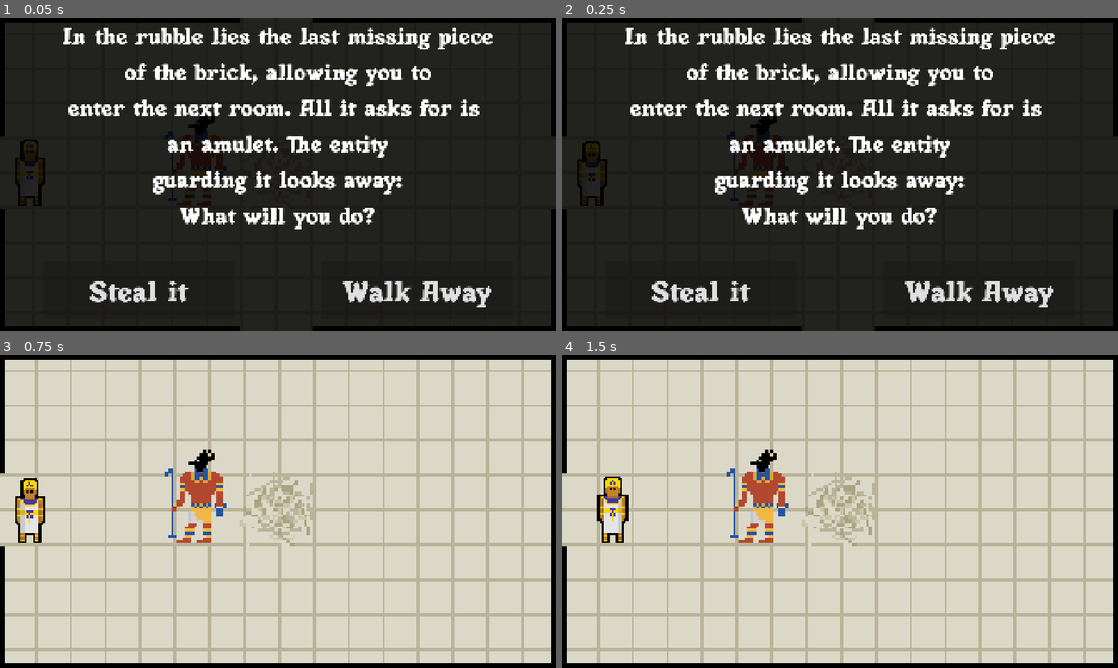
Above: before the commit, frames 1-4 (two rows, left to right).
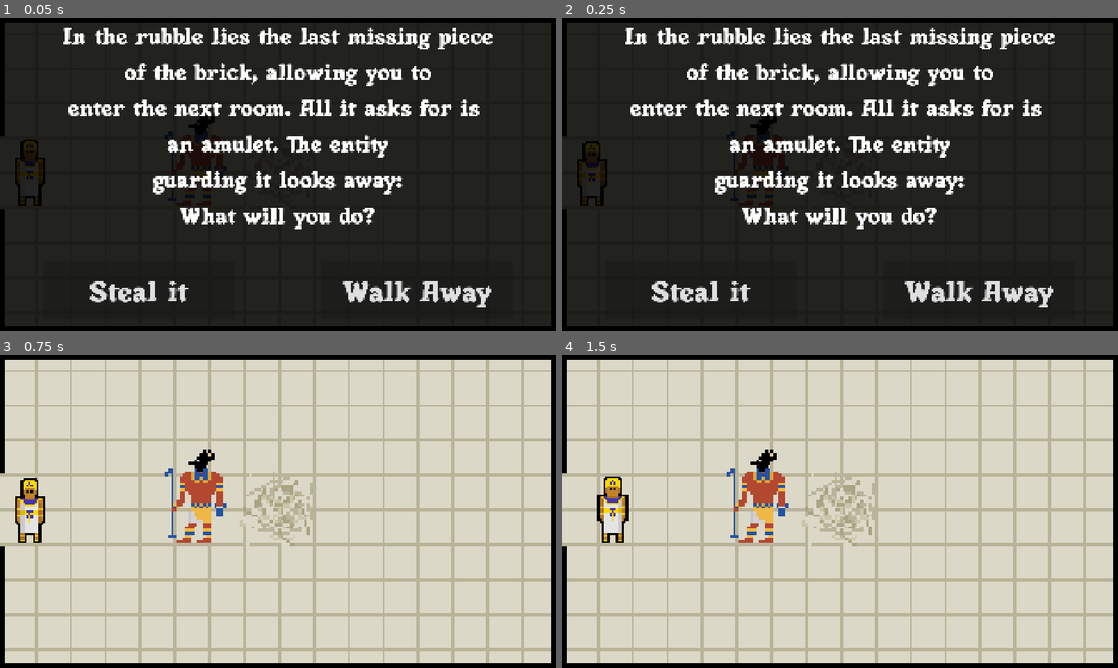
Above: after the commit, the same moments.

Repository: liadriscoll-arch/Field-of-Reeds
Game: Godot game, scene res://Scenes/steal_brick_screen.tscn
Same seed, same stepped clock (60 frames per second), same inputs: the game is played once before the commit and once after it. This scene is started directly instead of the project's main scene.
Inputs:
- Up to frame 1 (0.05 s): no input
- Up to frame 2 (0.25 s): no input
- Up to frame 3 (0.75 s): click "Steal it" at 0.5 s
- Up to frame 4 (1.5 s): tap Enter (ui_accept) at 1.25 s; hold Right (ui_right) from 1.28 s (still down); hold Enter (ui_accept) from 1.28 s (still down)

The runs differ from the first frame. In frame 1, 0.6% of the frame differs, in the area x 43-100%, y 0-100%; in frame 2, 0.6%; in frame 3, nothing differs; in frame 4, nothing differs.

Commit message:
g3 story dev

Diff:
--- /dev/null
+++ b/Scenes/judgement.tscn
@@ -0,0 +1,3 @@
+[gd_scene format=3 uid="uid://bht7v4v8lfs6n"]
+
+[node name="judgement" type="Node2D" unique_id=156092096]
--- a/Scenes/steal_brick_screen.tscn
+++ b/Scenes/steal_brick_screen.tscn
@@ -1,8 +1,8 @@
 [gd_scene format=3 uid="uid://43uy0p6v3pif"]
 
-[ext_resource type="Texture2D" uid="uid://dej5y4liaqcno" path="res://Assets/2_bg_reeds.png" id="1_1jm4t"]
 [ext_resource type="Script" uid="uid://cmtl70xbldgix" path="res://Scripts/steal_brick_screen.gd" id="1_tmhj6"]
 [ext_resource type="PackedScene" uid="uid://4xhl2tjonoss" path="res://Scenes/pharaoh.tscn" id="2_bm7p8"]
+[ext_resource type="Texture2D" uid="uid://fp614kqi5pop" path="res://Assets/4_bg_reeds.png" id="2_tmhj6"]
 [ext_resource type="Texture2D" uid="uid://cwylthau66gmw" path="res://Assets/reeds_ruin3.png" id="3_fkwn7"]
 [ext_resource type="FontFile" uid="uid://isri0dibbil8" path="res://Assets/Anubismythicalserif-lxdLy.otf" id="3_mu27x"]
 [ext_resource type="Texture2D" uid="uid://bwfj7ohxjpbmj" path="res://Assets/reeds_guardian.png" id="4_ebhwy"]
@@ -17,7 +17,7 @@
 
 [node name="Sprite2D" type="Sprite2D" parent="." unique_id=1245650593]
 scale = Vector2(10, 10)
-texture = ExtResource("1_1jm4t")
+texture = ExtResource("2_tmhj6")
 
 [node name="center_ruin" type="Area2D" parent="." unique_id=1705949947]
 collision_layer = 4
--- a/type_guardian_guess.tscn
+++ b/Scenes/type_guardian_guess.tscn
@@ -1,6 +1,6 @@
 [gd_scene format=3 uid="uid://57y6opc3wblr"]
 
-[ext_resource type="Script" uid="uid://c8knddcqcqat0" path="res://type_guardian_guess.gd" id="1_hwc4y"]
+[ext_resource type="Script" uid="uid://c8knddcqcqat0" path="res://Scripts/type_guardian_guess.gd" id="1_hwc4y"]
 [ext_resource type="Texture2D" uid="uid://dej5y4liaqcno" path="res://Assets/2_bg_reeds.png" id="2_yxkv3"]
 [ext_resource type="Texture2D" uid="uid://c6p0oppbdmbeg" path="res://Assets/reeds_ruin2.png" id="3_uhyu1"]
 [ext_resource type="Texture2D" uid="uid://cwylthau66gmw" path="res://Assets/reeds_ruin3.png" id="4_bqm7y"]
--- a/Scripts/guardian_3.gd
+++ b/Scripts/guardian_3.gd
@@ -20,7 +20,7 @@
 		info_tomb_label.visible = false
 		return
 
-	Global.room_2_position = Vector2(body.position.x + 10, body.position.y)
+	Global.room_2_position = Vector2(body.position.x + 20, body.position.y)
 	if Global.guardian_3_guessed:
 		get_tree().change_scene_to_file("res://Scenes/room_3.tscn")
 	else:
--- a/Scripts/guardian_guess_screen.gd
+++ b/Scripts/guardian_guess_screen.gd
@@ -43,11 +43,12 @@
 
 	if chosen == correct_option:
 		label.text = "CORRECT!"
-		if Global.current_guardian_guess == 2:
+		if Global.current_guardian_guess == 1:
+			get_tree().change_scene_to_file("res://Scenes/judgement.tscn")
+
+		elif Global.current_guardian_guess == 2:
 			Global.guardian_2_guessed = true
 
-		elif Global.current_guardian_guess == 3:
-			Global.guardian_3_guessed = true
 
 	else:
 		label.text = "WRONG!"
--- a/Scripts/main_guardian.gd
+++ b/Scripts/main_guardian.gd
@@ -11,8 +11,8 @@
 func _on_body_entered(body: Node2D) -> void:
 	if Global.main_name_known and body.name == "Pharaoh":
 			Global.current_guardian_guess = 1
-			Global.room_2_position = Vector2(body.position.x, body.position.y+10)
-			#get_tree().change_scene_to_file("res://Scenes/x.tscn")
+			Global.room_2_position = Vector2(body.position.x, body.position.y + 20)
+			get_tree().change_scene_to_file("res://Scenes/guardian_guess_screen.tscn")
 			Global.canmove = false
 	elif pharaoh.position.y <= -400:
 		info_tomb_color.visible = true
--- a/Scripts/room_2.gd
+++ b/Scripts/room_2.gd
@@ -96,9 +96,13 @@
 			if Input.is_action_pressed("ui_accept"):
 				info_tomb_color.visible = true
 				info_tomb_label.visible = true
-				info_tomb_label.add_theme_font_size_override("font_size", 40)
-				info_tomb_label.text = "A broken brick in the rubble leaves half a spell to find\nthe name of the door guardian"
-				Global.brick_found = true
+				if Global.brick_found:
+					info_tomb_label.add_theme_font_size_override("font_size", 100)
+					info_tomb_label.text = "Nothing here"
+				else:
+					info_tomb_label.add_theme_font_size_override("font_size", 40)
+					info_tomb_label.text = "A broken brick in the rubble leaves half a spell to find\nthe name of the door guardian"
+					Global.brick_found = true
 				await get_tree().create_timer(4).timeout
 				info_tomb_color.visible = false
 				info_tomb_label.text = ""
--- /dev/null
+++ b/Scripts/type_guardian_guess.gd
@@ -0,0 +1,145 @@
+extends Node2D
+
+@onready var label: Label = $Label
+@onready var typed_label: Label = $typed_label
+@onready var pharaoh: CharacterBody2D = $Pharaoh
+
+var typed = ""
+
+func _ready() -> void:
+	Global.canmove = false
+	pharaoh.position = Global.room_2_position
+	label.text = "WHAT IS MY NAME?"
+	typed_label.text = ""
+
+func add_letter(letter: String) -> void:
+	typed = typed + letter
+	typed_label.text = typed
+
+
+func _on_backspace_pressed() -> void:
+	typed = typed.left(typed.length() - 1)
+	typed_label.text = typed
+
+
+func _on_enter_button_pressed() -> void:
+
+	if typed.to_lower() == Global.guardian_3.to_lower():
+		label.text = "Correct!"
+		Global.guardian_3_guessed = true
+		await get_tree().create_timer(2).timeout
+		Global.canmove = true
+		get_tree().change_scene_to_file("res://Scenes/room_3.tscn")
+	else:
+		label.text = "Wrong"
+		await get_tree().create_timer(2).timeout
+		Global.canmove = true
+		get_tree().change_scene_to_file("res://Scenes/room_2.tscn")
+
+
+func _on__pressed() -> void:
+	add_letter("-")
+
+
+func _on_q_pressed() -> void:
+	add_letter("q")
+
+
+func _on_w_pressed() -> void:
+	add_letter("w")
+
+
+func _on_e_pressed() -> void:
+	add_letter("e")
+
+
+func _on_r_pressed() -> void:
+	add_letter("r")
+
+
+func _on_t_pressed() -> void:
+	add_letter("t")
+
+
+func _on_y_pressed() -> void:
+	add_letter("y")
+
+
+func _on_u_pressed() -> void:
+	add_letter("u")
+
+
+func _on_i_pressed() -> void:
+	add_letter("i")
+
+
+func _on_o_pressed() -> void:
+	add_letter("o")
+
+
+func _on_p_pressed() -> void:
+	add_letter("p")
+
+
+func _on_a_pressed() -> void:
+	add_letter("a")
+
+
+func _on_s_pressed() -> void:
+	add_letter("s")
+
+
+func _on_d_pressed() -> void:
+	add_letter("d")
+
+
+func _on_f_pressed() -> void:
+	add_letter("f")
+
+
+func _on_g_pressed() -> void:
+	add_letter("g")
+
+
+func _on_h_pressed() -> void:
+	add_letter("h")
+
+
+func _on_j_pressed() -> void:
+	add_letter("j")
+
+
+func _on_k_pressed() -> void:
+	add_letter("k")
+
+
+func _on_l_pressed() -> void:
+	add_letter("l")
+
+
+func _on_z_pressed() -> void:
+	add_letter("z")
+
+
+func _on_x_pressed() -> void:
+	add_letter("x")
+
+
+func _on_c_pressed() -> void:
+	add_letter("c")
+
+
+func _on_v_pressed() -> void:
+	add_letter("v")
+
+
+func _on_b_pressed() -> void:
+	add_letter("b")
+
+
+func _on_n_pressed() -> void:
+	add_letter("n")
+
+
+func _on_m_pressed() -> void:
+	add_letter("m")
--- a/type_guardian_guess.gd
+++ /dev/null
@@ -1,132 +0,0 @@
-extends Node2D
-@onready var label: Label = $Label
-
-@onready var pharaoh: CharacterBody2D = $Pharaoh
-var g_3_guess = ""
-func _ready() -> void:
-	Global.canmove = false
-	pharaoh.position = Global.room_2_position
-	label.text = "WHAT IS MY NAME?"
-
-
-func _on_q_pressed() -> void:
-	g_3_guess = g_3_guess + "q"
-	print(g_3_guess)
-
-
-func _on_w_pressed() -> void:
-	pass # Replace with function body.
-
-
-func _on_e_pressed() -> void:
-	pass # Replace with function body.
-
-
-func _on_r_pressed() -> void:
-	pass # Replace with function body.
-
-
-func _on_t_pressed() -> void:
-	pass # Replace with function body.
-
-
-func _on_y_pressed() -> void:
-	pass # Replace with function body.
-
-
-func _on_u_pressed() -> void:
-	pass # Replace with function body.
-
-
-func _on_i_pressed() -> void:
-	pass # Replace with function body.
-
-
-func _on_o_pressed() -> void:
-	pass # Replace with function body.
-
-
-func _on_p_pressed() -> void:
-	pass # Replace with function body.
-
-
-func _on_a_pressed() -> void:
-	pass # Replace with function body.
-
-
-func _on_s_pressed() -> void:
-	pass # Replace with function body.
-
-
-func _on_d_pressed() -> void:
-	pass # Replace with function body.
-
-
-func _on_f_pressed() -> void:
-	pass # Replace with function body.
-
-
-func _on_g_pressed() -> void:
-	pass # Replace with function body.
-
-
-func _on_h_pressed() -> void:
-	pass # Replace with function body.
-
-
-func _on_j_pressed() -> void:
-	pass # Replace with function body.
-
-
-func _on_k_pressed() -> void:
-	pass # Replace with function body.
-
-
-func _on_l_pressed() -> void:
-	pass # Replace with function body.
-
-
-func _on_z_pressed() -> void:
-	pass # Replace with function body.
-
-
-func _on_x_pressed() -> void:
-	pass # Replace with function body.
-
-
-func _on_c_pressed() -> void:
-	pass # Replace with function body.
-
-
-func _on_v_pressed() -> void:
-	pass # Replace with function body.
-
-
-func _on_b_pressed() -> void:
-	pass # Replace with function body.
-
-
-func _on_n_pressed() -> void:
-	pass # Replace with function body.
-
-
-func _on_m_pressed() -> void:
-	pass # Replace with function body.
-
-
-func _on__pressed() -> void:
-	pass # Replace with function body.
-
-
-func _on_backspace_pressed() -> void:
-	pass # Replace with function body.
-
-
-func _on_enter_button_pressed() -> void:
-	if g_3_guess == Global.guardian_3:
-		label.text = "Correct!"
-	else:
-		label.text = "Wrong"
-	await get_tree().create_timer(2).timeout
-	Global.canmove = true
-	get_tree().change_scene_to_file("res://Scenes/room_2.tscn")
Renamed: type_guardian_guess.gd.uid -> Scripts/type_guardian_guess.gd.uid
